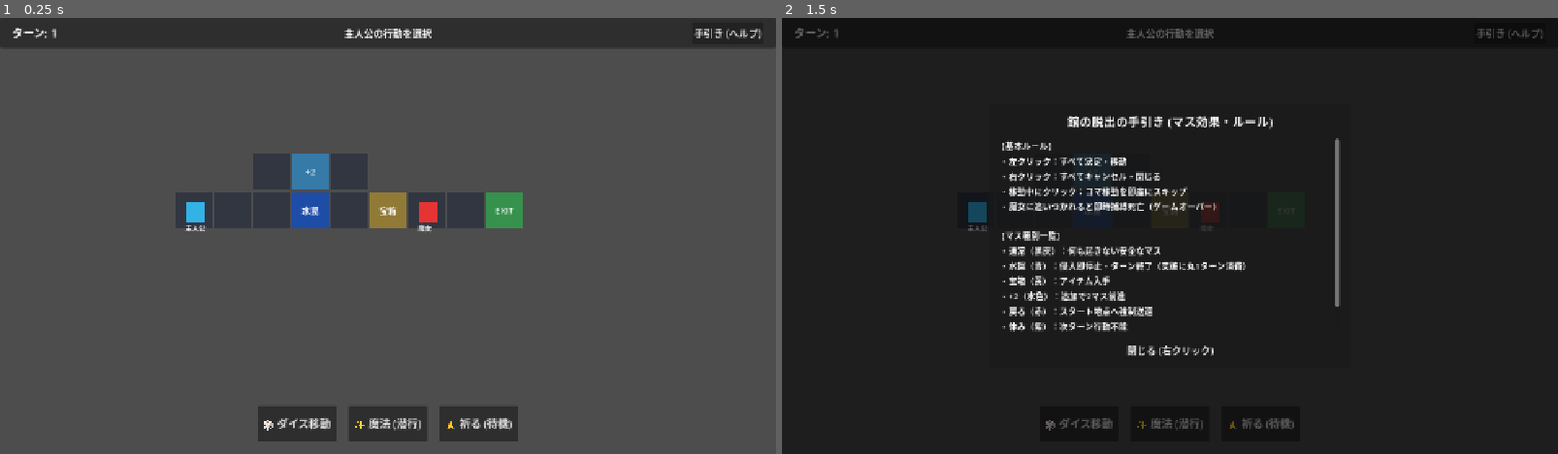
Above: before the commit, frames 1-2 (left to right).
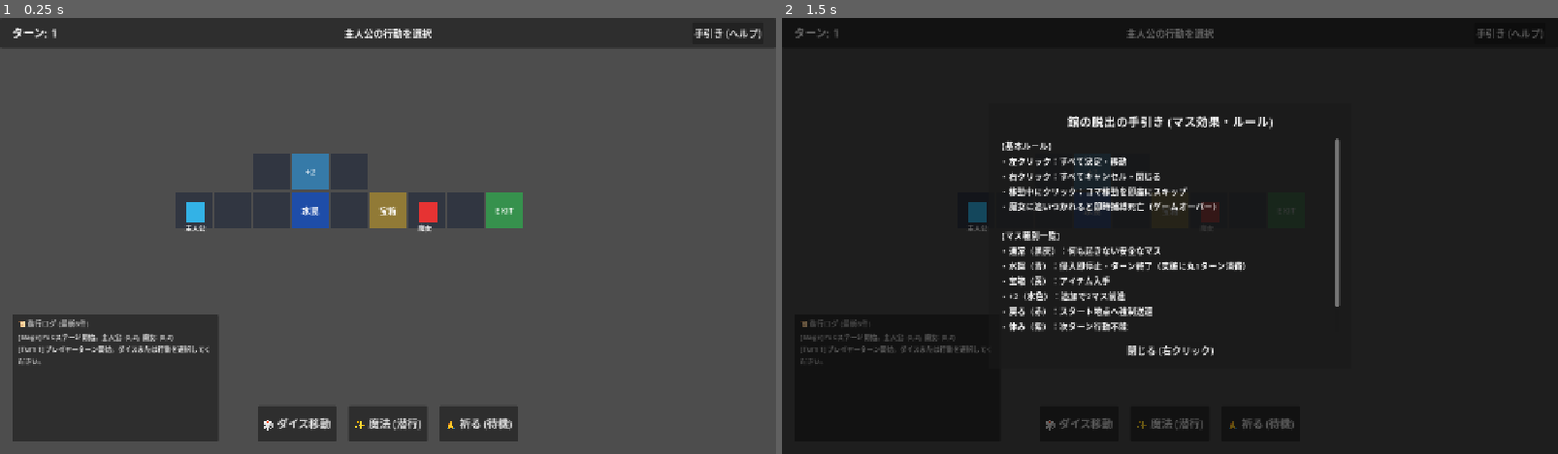
Above: after the commit, the same moments.

Repository: mkf58/sugoroku_dassyutu
Game: Godot game, scene res://scenes/main_game.tscn
Same seed, same stepped clock (60 frames per second), same inputs: the game is played once before the commit and once after it.
Inputs:
- Up to frame 1 (0.25 s): no input
- Up to frame 2 (1.5 s): click "手引き (ヘルプ)" at 0.5 s; click "🎲 ダイス移動" at 1.25 s

The runs differ from the first frame. In frame 1, 7.4% of the frame differs, in the area x 1-28%, y 68-98%; in frame 2, 0.2%.

Commit message:
fix: 2ターン目移行時の味方再選択・フェーズ正常化、および画面内リアルタイムログパネルの実装

Diff:
--- a/実装コード/scenes/hud.tscn
+++ b/実装コード/scenes/hud.tscn
@@ -119,3 +119,43 @@
 text = "出目: 4"
 horizontal_alignment = 1
 vertical_alignment = 1
+
+[node name="LogPanel" type="Panel" parent="."]
+layout_mode = 1
+anchors_preset = 2
+anchor_top = 1.0
+anchor_bottom = 1.0
+offset_left = 20.0
+offset_top = -230.0
+offset_right = 360.0
+offset_bottom = -20.0
+grow_vertical = 0
+mouse_filter = 2
+
+[node name="LogTitle" type="Label" parent="LogPanel"]
+layout_mode = 1
+anchors_preset = 10
+anchor_right = 1.0
+offset_left = 10.0
+offset_top = 5.0
+offset_bottom = 25.0
+grow_horizontal = 2
+theme_override_colors/font_color = Color(0.7, 0.7, 0.7, 1)
+theme_override_font_sizes/font_size = 12
+text = "📜 進行ログ (最新8件)"
+
+[node name="LogDisplay" type="Label" parent="LogPanel"]
+layout_mode = 1
+anchors_preset = 15
+anchor_right = 1.0
+anchor_bottom = 1.0
+offset_left = 10.0
+offset_top = 28.0
+offset_right = -10.0
+offset_bottom = -5.0
+grow_horizontal = 2
+grow_vertical = 2
+theme_override_colors/font_color = Color(0.9, 0.9, 0.9, 1)
+theme_override_font_sizes/font_size = 11
+autowrap_mode = 3
+text = "ログ初期化中..."
--- a/実装コード/src/main_game.gd
+++ b/実装コード/src/main_game.gd
@@ -60,7 +60,15 @@
     tm.start_player_turn()
     tm.select_character("HERO")
 
+    current_dice_roll = 0
+    reachable_cells.clear()
+    selected_path.clear()
+    is_moving = false
+
     hud.update_turn_info(tm.current_turn, "主人公の行動を選択")
+    hud.set_action_buttons_enabled(true)
+    hud.log_message("[Stage] PoCステージ開始。主人公: (0,2), 魔女: (6,2)")
+    hud.log_message("[Turn 1] プレイヤーターン開始。ダイスまたは行動を選択してください。")
 
 func _bind_events() -> void:
     hud.roll_dice_pressed.connect(_on_roll_dice)
@@ -77,22 +85,29 @@
 
     tm.game_over_triggered.connect(func(reason):
         hud.set_action_buttons_enabled(false)
+        hud.log_message("[GAME OVER] " + reason)
         game_over_screen.show_game_over(reason)
     )
 
     tm.stage_cleared.connect(func(_id):
         hud.update_turn_info(tm.current_turn, "脱出成功！ステージクリア！")
         hud.set_action_buttons_enabled(false)
+        hud.log_message("[CLEAR] EXITマスに到達！館からの脱出に成功しました！")
+    )
+
+    tm.water_trap_triggered.connect(func(unit_id, coord):
+        hud.log_message("[TRAP] %s が水魔術トラップ %s に侵入！残歩数破棄・即ターンエンド" % [unit_id, str(coord)])
     )
 
 func _on_roll_dice() -> void:
     if is_moving or tm.current_phase != Enums.TurnPhase.PLAYER_ACTION_SELECT:
-        return
+        hud.log_message("[WARN] 現在ダイスを振れません (フェーズ: %s)" % str(tm.current_phase))
+        return
+
     current_dice_roll = randi_range(1, 6)
     hud.show_dice_result(current_dice_roll)
 
     var hero = tm.characters["HERO"]
-    # 折り返し移動を含む到達可能マスを計算
     reachable_cells = tm.board.get_reachable_cells_with_steps(hero.current_coord, current_dice_roll)
     board_view.clear_highlights()
     for c in reachable_cells.keys():
@@ -100,6 +115,7 @@
 
     hud.update_turn_info(tm.current_turn, "移動先をクリック (出目: %d)" % current_dice_roll)
     hud.set_action_buttons_enabled(false)
+    hud.log_message("[Dice] ダイスロール結果: 出目 %d (到達可能マス: %d箇所)" % [current_dice_roll, reachable_cells.size()])
 
 func _on_cell_hovered(coord: Vector2i) -> void:
     if is_moving or current_dice_roll <= 0:
@@ -111,7 +127,6 @@
             board_view.update_route_preview(preview_path)
 
 func _on_magic_pressed() -> void:
-    # PoCでは土潜行（魔女やり過ごし）を発動
     if is_moving or tm.current_phase != Enums.TurnPhase.PLAYER_ACTION_SELECT:
         return
     var hero = tm.characters["HERO"]
@@ -121,6 +136,7 @@
         piece.set_burrowed(true)
     hero.has_acted = true
     hud.update_turn_info(tm.current_turn, "土魔術で地中に潜行した！")
+    hud.log_message("[Magic] 土魔術発動！地中に潜行しました（魔女をやり過ごせます）。")
     _advance_to_enemy_turn()
 
 func _on_wait_pressed() -> void:
@@ -128,14 +144,15 @@
         return
     tm.execute_wait("HERO")
     hud.update_turn_info(tm.current_turn, "祈りを捧げて待機した")
+    hud.log_message("[Action] 主人公は祈りを捧げて待機しました。")
     _advance_to_enemy_turn()
 
 func _on_cell_clicked(coord: Vector2i) -> void:
-    # コマ移動中に画面クリックでスキップ
     if is_moving:
         var hero_piece = board_view.get_piece("HERO")
         if hero_piece and selected_path.size() > 0:
             hero_piece.skip_current_move(selected_path[-1])
+            hud.log_message("[Skip] クリックにより移動アニメーションをスキップしました。")
         return
 
     if current_dice_roll > 0 and reachable_cells.has(coord):
@@ -143,20 +160,21 @@
         selected_path = tm.board.find_path_with_steps(hero.current_coord, coord, current_dice_roll)
         if not selected_path.is_empty():
             board_view.update_route_preview(selected_path)
+            hud.log_message("[Move] %s へ向けて移動開始 (歩数: %d)" % [str(coord), current_dice_roll])
             _start_hero_movement(selected_path)
-
 
 func _on_right_click() -> void:
     if is_moving:
         return
-    # キャンセル操作
-    current_dice_roll = 0
-    reachable_cells.clear()
-    board_view.clear_highlights()
-    board_view.clear_route_preview()
-    hud.hide_dice_result()
-    hud.set_action_buttons_enabled(true)
-    hud.update_turn_info(tm.current_turn, "主人公の行動を選択")
+    if current_dice_roll > 0:
+        current_dice_roll = 0
+        reachable_cells.clear()
+        board_view.clear_highlights()
+        board_view.clear_route_preview()
+        hud.hide_dice_result()
+        hud.set_action_buttons_enabled(true)
+        hud.update_turn_info(tm.current_turn, "主人公の行動を選択")
+        hud.log_message("[Cancel] 移動先選択をキャンセルしました。")
 
 func _start_hero_movement(path: Array[Vector2i]) -> void:
     is_moving = true
@@ -174,6 +192,7 @@
             is_moving = false
             current_dice_roll = 0
             hud.hide_dice_result()
+            hud.log_message("[Move] 主人公が %s に停止しました。" % str(hero.current_coord))
             if tm.current_phase != Enums.TurnPhase.GAME_OVER and tm.current_phase != Enums.TurnPhase.STAGE_CLEAR:
                 _advance_to_enemy_turn()
     )
@@ -181,8 +200,8 @@
 func _advance_to_enemy_turn() -> void:
     hud.set_action_buttons_enabled(false)
     hud.update_turn_info(tm.current_turn, "魔女の行動中...")
-
-    # 魔女の思考・ターゲット決定
+    hud.log_message("[Enemy] 魔女のターン開始。思考中...")
+
     var witch = tm.enemies["WITCH"]
     var target = tm.select_witch_target(witch)
     var witch_piece = board_view.get_piece("WITCH")
@@ -191,6 +210,8 @@
         witch_piece.set_target_name(target.name)
         var target_coord = target.current_coord
         var path = tm.board.find_shortest_path(witch.current_coord, target_coord)
+        var dist = path.size() - 1 if not path.is_empty() else 99
+        hud.log_message("[Enemy] ターゲット: %s (距離: %dマス)" % [target.name, dist])
 
         # 魔女は2マス移動（PoC固定歩数）
         var witch_steps = 2
@@ -199,6 +220,7 @@
             actual_path.append(path[i])
 
         if actual_path.size() > 1:
+            hud.log_message("[Enemy] 魔女が %s から %s へ移動開始" % [str(witch.current_coord), str(actual_path[-1])])
             witch_piece.animate_path(
                 actual_path,
                 func(to_c: Vector2i, _rem: int):
@@ -215,23 +237,38 @@
                     _on_enemy_turn_finished()
             )
         else:
+            hud.log_message("[Enemy] 魔女は移動先がありませんでした。")
             _on_enemy_turn_finished()
     else:
         witch_piece.set_target_name("")
+        hud.log_message("[Enemy] 未潜行の対象が存在しないため、魔女は索敵できませんでした。")
         _on_enemy_turn_finished()
 
 func _on_enemy_turn_finished() -> void:
     if tm.current_phase == Enums.TurnPhase.GAME_OVER:
         return
-    # 次のターンへ
+
+    # 次のターンへ進行
     tm.end_turn_and_advance()
+    # 主人公を行動選択状態にする（必須！）
+    tm.select_character("HERO")
+
+    var hero = tm.characters["HERO"]
     var hero_piece = board_view.get_piece("HERO")
     if hero_piece:
         hero_piece.set_burrowed(false) # 潜行解除
+
+    current_dice_roll = 0
+    reachable_cells.clear()
+    selected_path.clear()
+    is_moving = false
+
     hud.update_turn_info(tm.current_turn, "主人公の行動を選択")
     hud.set_action_buttons_enabled(true)
+    hud.log_message("[Turn %d] プレイヤーターン開始！主人公: %s, 魔女: %s" % [tm.current_turn, str(hero.current_coord), str(tm.enemies["WITCH"].current_coord)])
 
 func _on_retry() -> void:
     game_over_screen.visible = false
     hud.set_action_buttons_enabled(true)
+    hud.log_message("[Retry] ステージを最初からやり直します。")
     _init_poc_stage()
--- a/実装コード/src/ui/hud.gd
+++ b/実装コード/src/ui/hud.gd
@@ -13,12 +13,25 @@
 @onready var wait_btn: Button = $ActionPanel/WaitButton
 @onready var help_btn: Button = $TopBar/HelpButton
 @onready var dice_result_label: Label = $DiceResult
+@onready var log_display: Label = $LogPanel/LogDisplay
+
+var log_history: Array[String] = []
 
 func _ready() -> void:
     dice_btn.pressed.connect(func(): emit_signal("roll_dice_pressed"))
     magic_btn.pressed.connect(func(): emit_signal("magic_pressed"))
     wait_btn.pressed.connect(func(): emit_signal("wait_pressed"))
     help_btn.pressed.connect(func(): emit_signal("help_pressed"))
+    if log_display:
+        log_display.text = "ゲーム開始。ダイス移動を選択してください。"
+
+func log_message(msg: String) -> void:
+    print("[GAME] " + msg)
+    log_history.append(msg)
+    if log_history.size() > 8:
+        log_history.pop_front()
+    if log_display:
+        log_display.text = "\n".join(log_history)
 
 func update_turn_info(turn: int, phase_text: String) -> void:
     turn_label.text = "ターン: %d" % turn
--- a/実装コード/tests/test_turn_lifecycle.gd
+++ b/実装コード/tests/test_turn_lifecycle.gd
@@ -3,6 +3,7 @@
 
 func run_all() -> void:
     test_girl_revives_after_three_turns()
+    test_turn_advance_and_reselection()
 
 ## UT-TURN-01: 少女死亡後の3ターン経過による初期位置復活
 func test_girl_revives_after_three_turns() -> void:
@@ -30,3 +31,24 @@
     assert_true(fire_girl.is_alive, "UT-TURN-01: Turn 3: should be revived")
     assert_eq(fire_girl.revive_turn_count, 0, "UT-TURN-01: Turn 3: revive counter should be 0")
     assert_eq(fire_girl.current_coord, Vector2i(0, 0), "UT-TURN-01: Turn 3: should return to initial coord")
+
+## UT-TURN-02: ターン進行後の味方行動リセットと再選択・行動フェーズ遷移の検証
+func test_turn_advance_and_reselection() -> void:
+    var tm = TurnManager.new()
+    var board = GridBoard.new()
+    board.add_cell(CellData.new(Vector2i(0, 0), Enums.CellType.NORMAL))
+
+    var hero = CharacterData.new("HERO", "主人公", Vector2i(0, 0))
+    hero.has_acted = true # 1ターン目の行動済み
+
+    tm.setup_stage(board, [hero], [], "STAGE_TEST")
+
+    # ターンを進める
+    tm.end_turn_and_advance()
+    assert_eq(tm.current_turn, 2, "UT-TURN-02: Turn should become 2")
+    assert_false(hero.has_acted, "UT-TURN-02: Hero has_acted should be reset to false")
+
+    # 主人公を選択
+    var selected = tm.select_character("HERO")
+    assert_true(selected, "UT-TURN-02: Hero should be selectable in turn 2")
+    assert_eq(tm.current_phase, Enums.TurnPhase.PLAYER_ACTION_SELECT, "UT-TURN-02: Phase should be PLAYER_ACTION_SELECT")
Not shown, changed: .spec/PLAN.md
Not shown, changed: result.md
Not shown, changed: 詳細設計/単体テスト仕様書_UT.md
